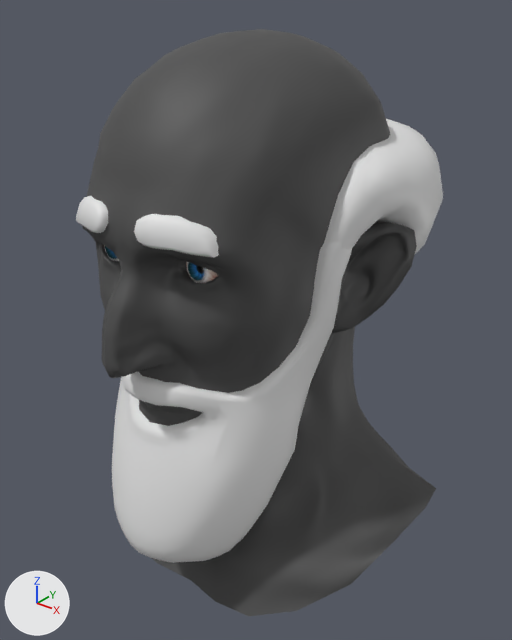
What one commit did to the Blender file Heads/Peasants/Human/Males/Thin/Type1/Head_Peasant_Human_Male_Thin_Type1.3.blend.
Rendered twice from a 50 mm lens placed at (0.256, -0.334, 1.909), pointed at (0.0, -0.014, 1.711). Lighting does not change. The marker at lower left points along +X, +Y and +Z. The picture after the commit comes second.

Objects in the first picture: 'Head_Peasant_Human_Thin_Type1.3'.
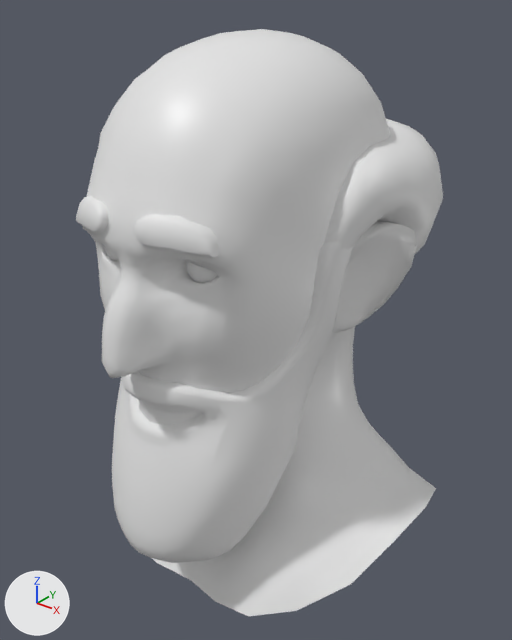
What changed in the scene script:
```text
Change mat_material_head_human_teeth_eyes:
    where n0 = _N.new('ShaderNodeBsdfPrincipled'); n0.name = 'Principled BSDF'
    n0.inputs[2].default_value: 1.0 -> 0.4  # 'Roughness'
    remove n2 = _N.new('ShaderNodeTexImage'); n2.name = 'Image Texture'
    remove n2.image = img_texture_head_human_teeth_eyes_cmap__png
    remove n3 = _N.new('ShaderNodeTexImage'); n3.name = 'Image Texture.001'
    remove n3.image = img_texture_head_human_teeth_eyes_nmap_png
    remove n4 = _N.new('ShaderNodeNormalMap'); n4.name = 'Normal Map'
    remove _L.new(n2.outputs[0], n0.inputs[0])  # 'Color' to 'Base Color'
    remove _L.new(n3.outputs[0], n4.inputs[1])  # 'Color' to 'Color'
    remove _L.new(n4.outputs[0], n0.inputs[5])  # 'Normal' to 'Normal'
    remove _L.new(n2.outputs[1], n0.inputs[4])  # 'Alpha' to 'Alpha'
Change mat_material_head_human_teeth_eyes_001:
    where n0 = _N.new('ShaderNodeBsdfPrincipled'); n0.name = 'Principled BSDF'
    n0.inputs[2].default_value: 1.0 -> 0.4  # 'Roughness'
    remove n2 = _N.new('ShaderNodeTexImage'); n2.name = 'Image Texture'
    remove n2.image = img_texture_head_human_teeth_eyes_cmap__png
    remove n3 = _N.new('ShaderNodeTexImage'); n3.name = 'Image Texture.001'
    remove n3.image = img_texture_head_human_teeth_eyes_nmap_png
    remove n4 = _N.new('ShaderNodeNormalMap'); n4.name = 'Normal Map'
    remove _L.new(n2.outputs[0], n0.inputs[0])  # 'Color' to 'Base Color'
    remove _L.new(n3.outputs[0], n4.inputs[1])  # 'Color' to 'Color'
    remove _L.new(n4.outputs[0], n0.inputs[5])  # 'Normal' to 'Normal'
    remove _L.new(n2.outputs[1], n0.inputs[4])  # 'Alpha' to 'Alpha'
Add mat_material_head_peasant_human_male_thin_type1_3:
    mat_material_head_peasant_human_male_thin_type1_3 = principled_material('Material_Head_Peasant_Human_Male_Thin_Type1.3')
    mat_material_head_peasant_human_male_thin_type1_3.base_color = (0.8, 0.8, 0.8)  # white #e7e7e7
    mat_material_head_peasant_human_male_thin_type1_3.roughness = 0.4
Change me_head_peasant_human_thin_type1_3:
    where me_head_peasant_human_thin_type1_3.from_pydata(...)  # 2534 vertices, 2412 faces; spans x -0.117..0.117, y -0.146..0.099, z 1.467..1.746
    used by ob_head_peasant_human_thin_type1_3; location = (0.0, 0.0107, -0.25); scale = (1.0, 1.0, 1.22)
    me_head_peasant_human_thin_type1_3 part 1: all 1184 faces that had it switch from mat_material_head_peasant_human_thin_type1_3 to mat_material_head_peasant_human_male_thin_type1_3 (white #e7e7e7)
```

Pixel boxes [x1, y1, x2, y2] of what changed, in the pictures (512 x 640 px):
'Head_Peasant_Human_Thin_Type1.3', surface changed, recoloured (grey to white)
    both: [80, 29, 436, 616]
part 1 of me_head_peasant_human_thin_type1_3, recoloured (grey to white)
    both: [83, 29, 436, 616]
